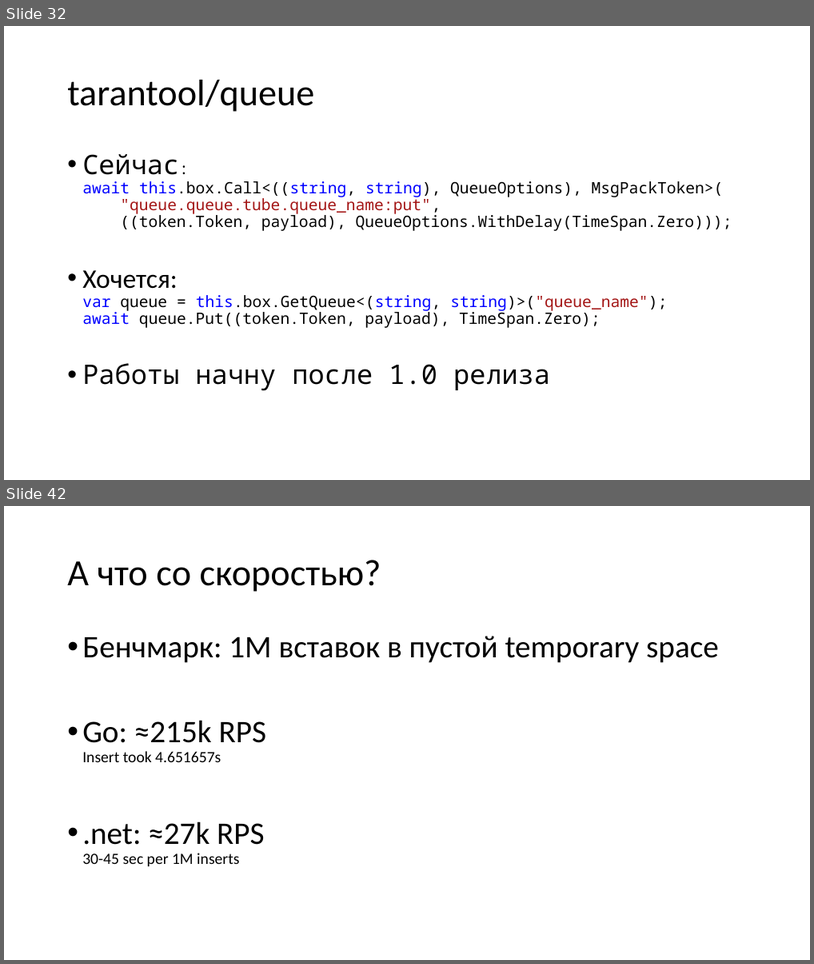
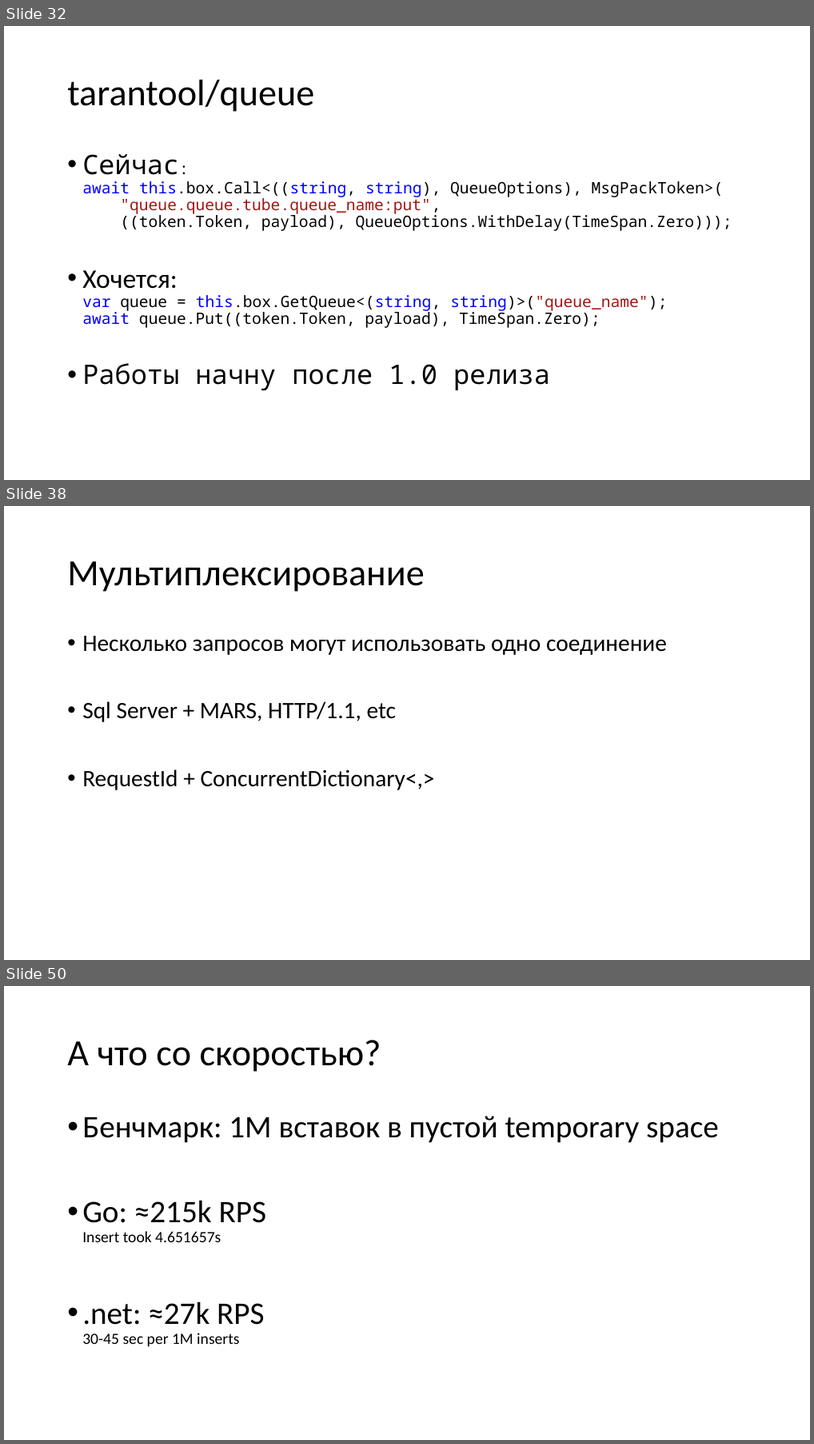
Before and after one commit to aensidhe/presentations, a slide deck: 2018/09/dotnext/Что такое Tarantool и его использование в .net.pptx. Shown one above the other, each under a label of ours: slides 32 and 42 before the commit, slides 32, 38 and 50 after it; the slides between them are not shown. The pictures are 814x964 and 814x1444 pixels, drawn with LibreOffice and Linux fonts; fonts in the diff are those of the drawing. Boxes give left, top, right and bottom in pixels: in the first picture for what was removed or moved away, otherwise in the second. Text is boxed around its words. In the diff, an @@ line names an element or a change of style, - is before the commit and + after.

```diff
--- a/2018/09/dotnext/Что такое Tarantool и его использование в .net.pptx
+++ b/2018/09/dotnext/Что такое Tarantool и его использование в .net.pptx
@@ slide 38 added at box(4, 506, 810, 960), background #FFFFFF @@
@@ title added at box(67, 561, 424, 592), 33 pt, text #000000 @@
+Мультиплексирование
@@ text added at box(82, 636, 667, 790), 21 pt, text #000000 @@
+• Несколько запросов могут использовать одно соединение
+• Sql Server + MARS, HTTP/1.1, etc
+• RequestId + ConcurrentDictionary<,>
@@ what was slide 42 is now slide 50 @@
```
Also in this commit, not shown: 24 other slides added, 9 slides removed.
